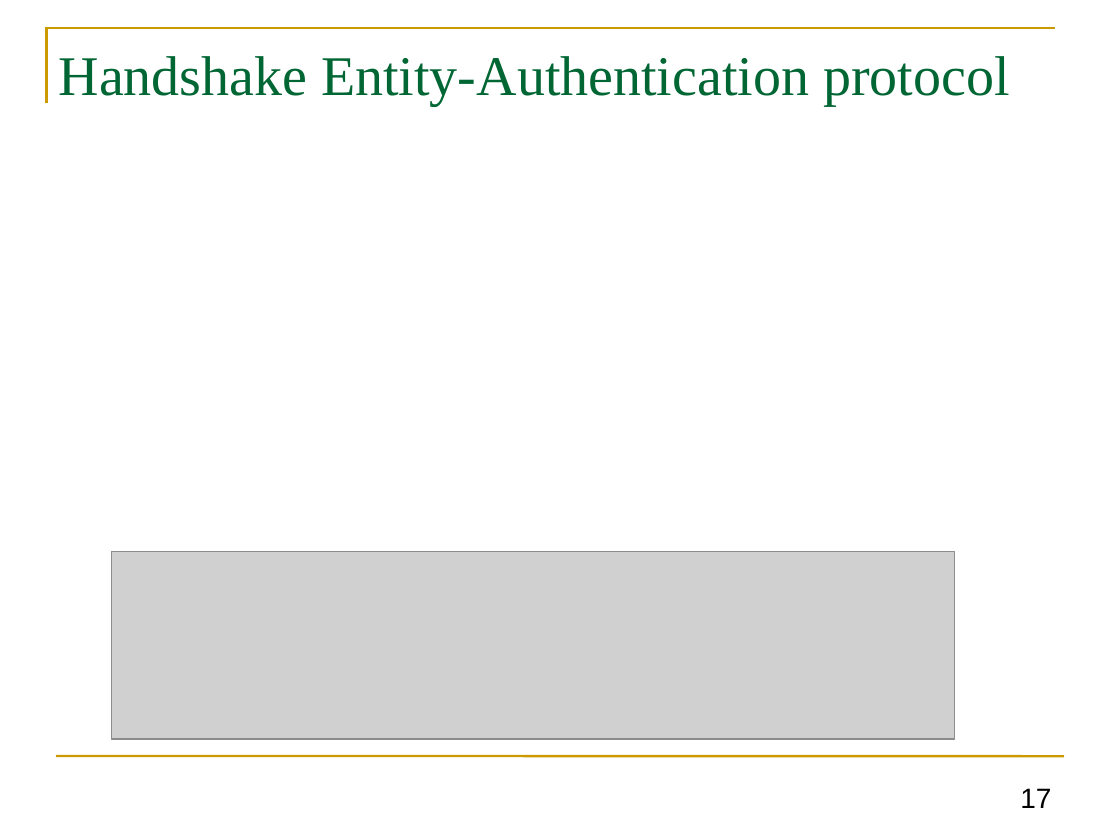
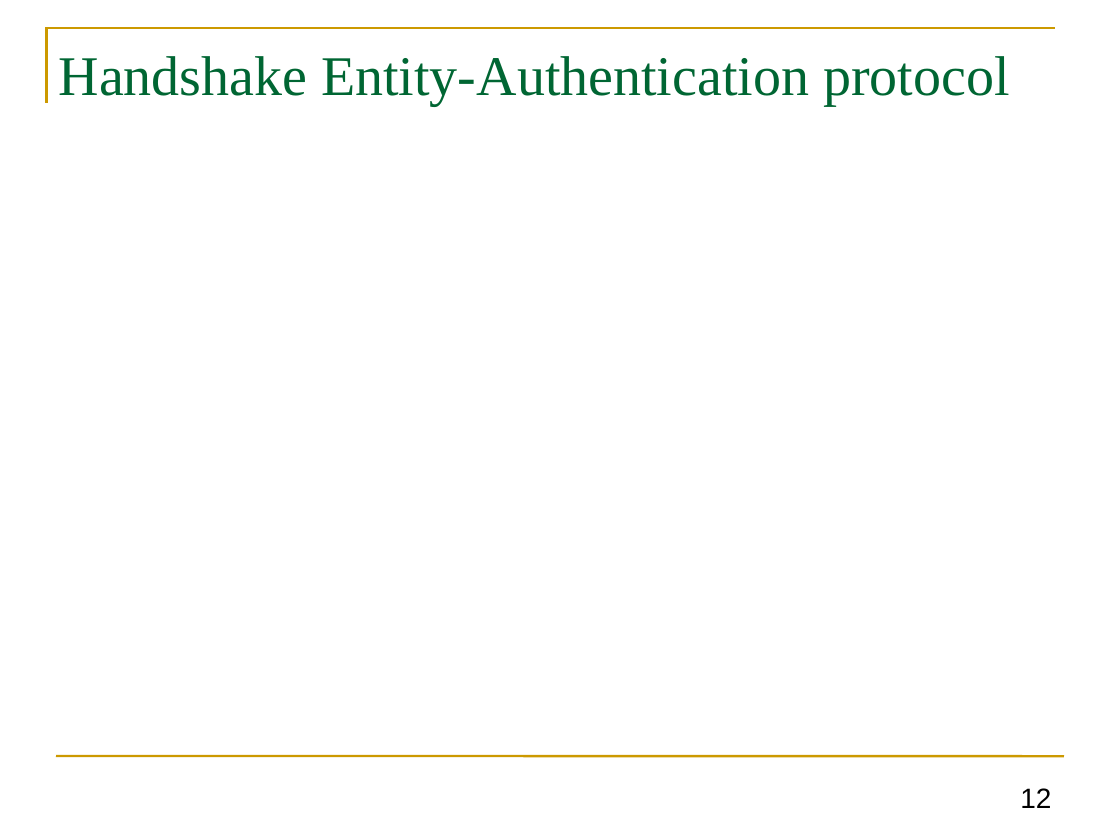
Before and after one commit to GhadaAlmashaqbeh/GhadaAlmashaqbeh.github.io, a slide deck: slide 12 of courses/cse3400-f2024/lecture8.pptx (slide 17 before the commit). Drawn at 1120x840 pixels with LibreOffice and Linux fonts; fonts in the diff are those of the drawing; grey boxes stand for pictures. Boxes give left, top, right and bottom in pixels: in the first picture for what was removed or moved away, otherwise in the second. Text is boxed around its words. In the diff, an @@ line names an element or a change of style, - is before the commit and + after.

```diff
--- a/courses/cse3400-f2024/lecture8.pptx
+++ b/courses/cse3400-f2024/lecture8.pptx
@@ picture removed at box(111, 551, 954, 739) @@
@@ page number at box(1020, 788, 1051, 808): text changed @@
-17
+12
```
Also in this commit, not shown: 12 other slides changed, 5 slides removed, 3 other files.
